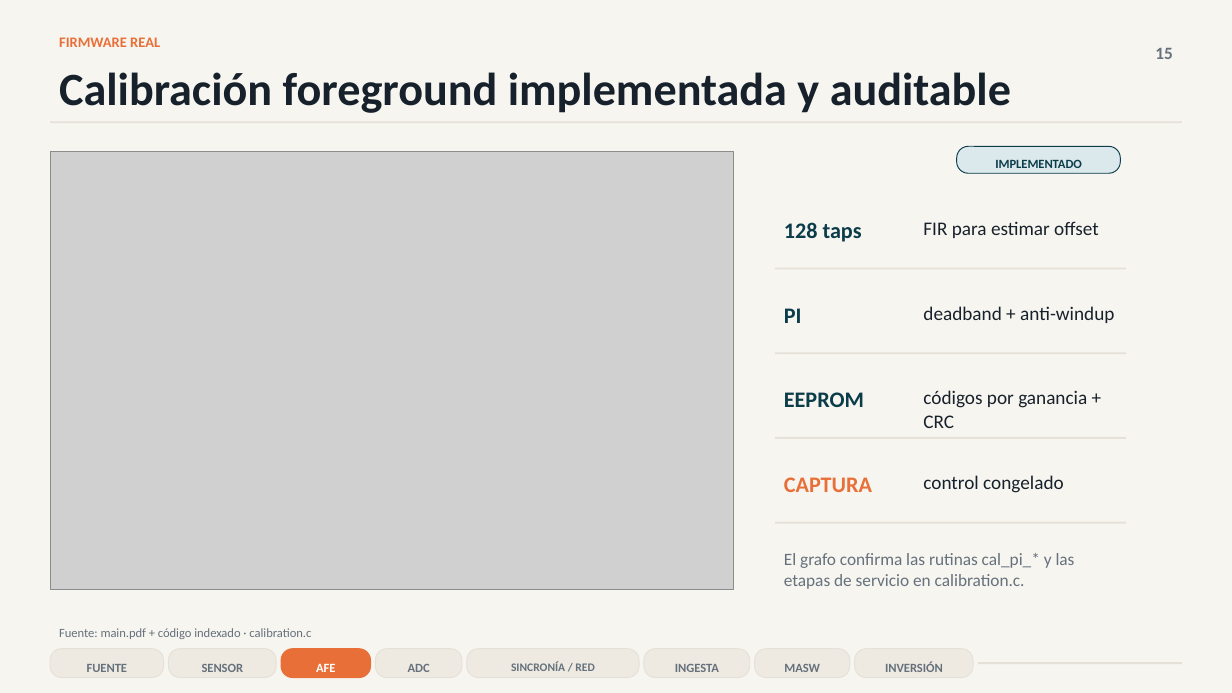
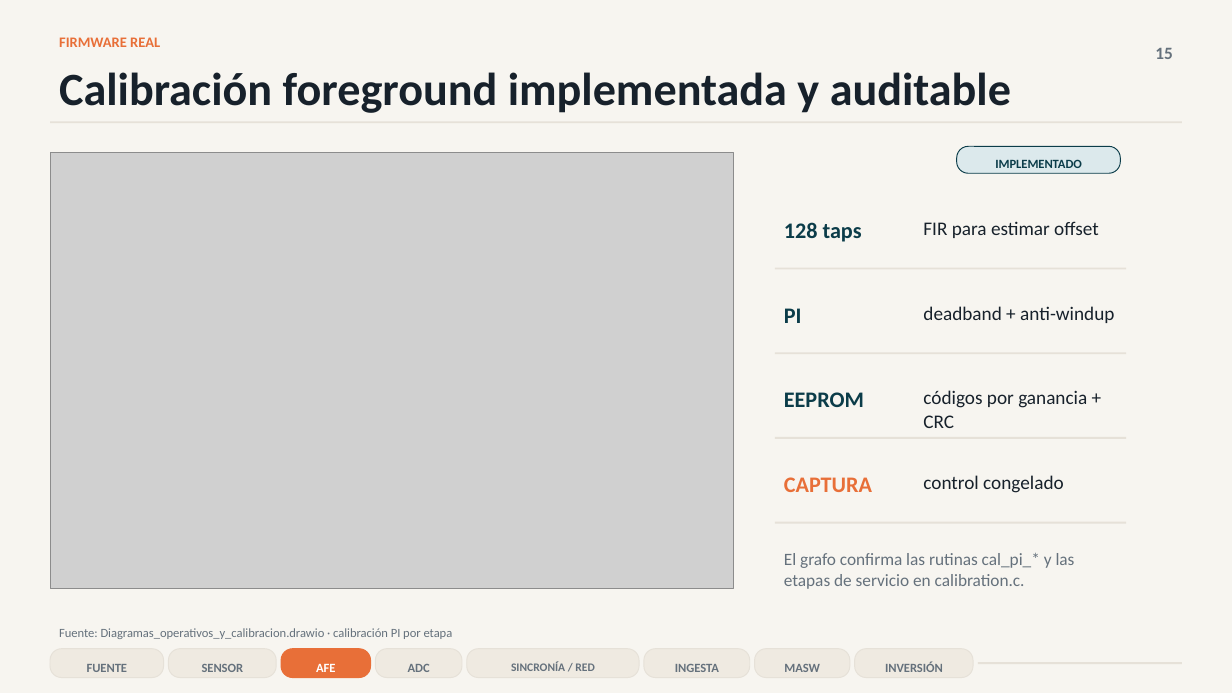
Before and after one commit to simplementeUnPorito/Tesis-documentacion, a slide deck: slide 15 of Primera Presentación/Primera_Presentacion_Tesis_Final.pptx. Drawn at 1232x693 pixels with LibreOffice and Linux fonts; fonts in the diff are those of the drawing; grey boxes stand for pictures. Boxes give left, top, right and bottom in pixels: in the first picture for what was removed or moved away, otherwise in the second. Text is boxed around its words. In the diff, an @@ line names an element or a change of style, - is before the commit and + after.

```diff
--- a/Primera Presentación/Primera_Presentacion_Tesis_Final.pptx
+++ b/Primera Presentación/Primera_Presentacion_Tesis_Final.pptx
@@ text at box(59, 628, 453, 639): text changed @@
-Fuente: main.pdf + código indexado · calibration.c
+Fuente: Diagramas_operativos_y_calibracion.drawio · calibración PI por etapa
```
Also in this commit, not shown: 4 other slides changed, 1 slide added, 1 slide removed, 8 other files.
